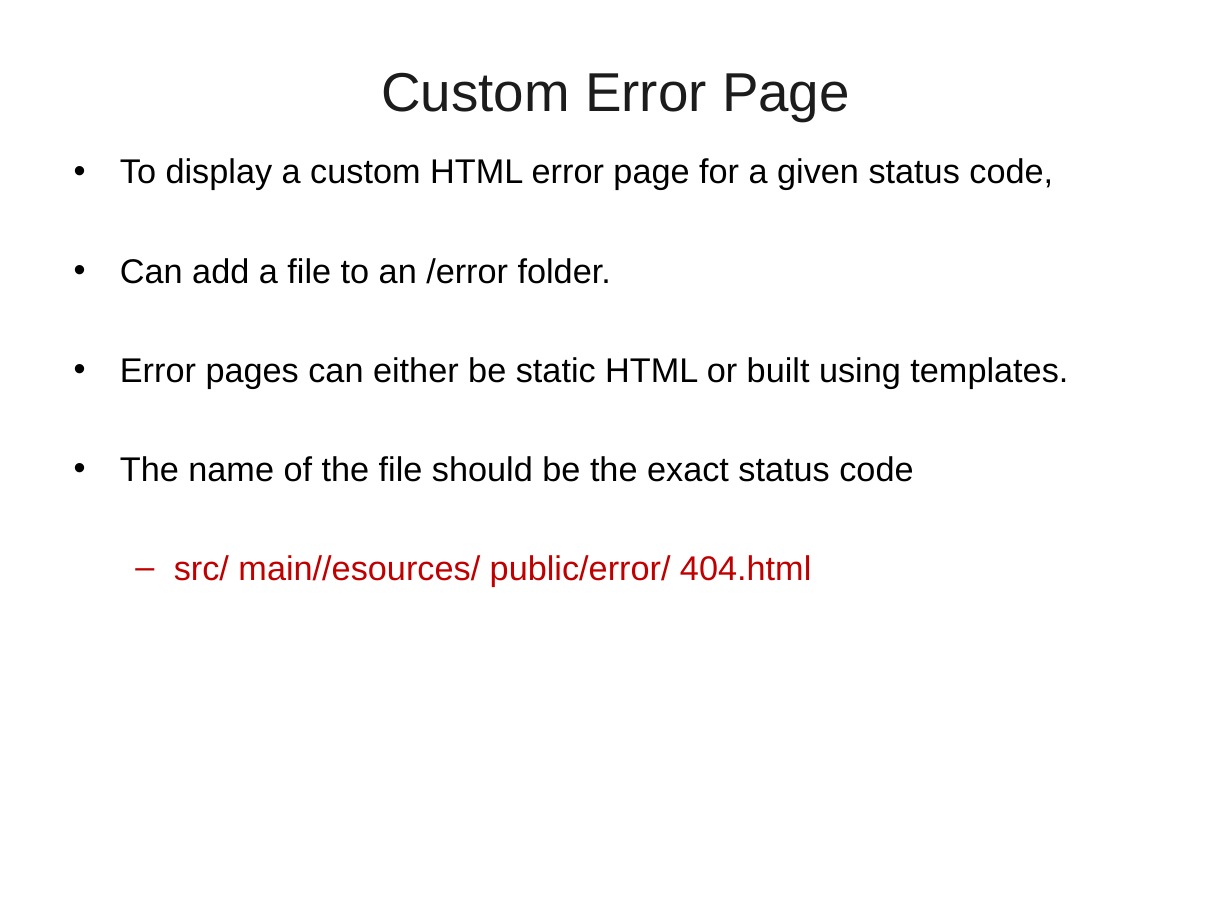
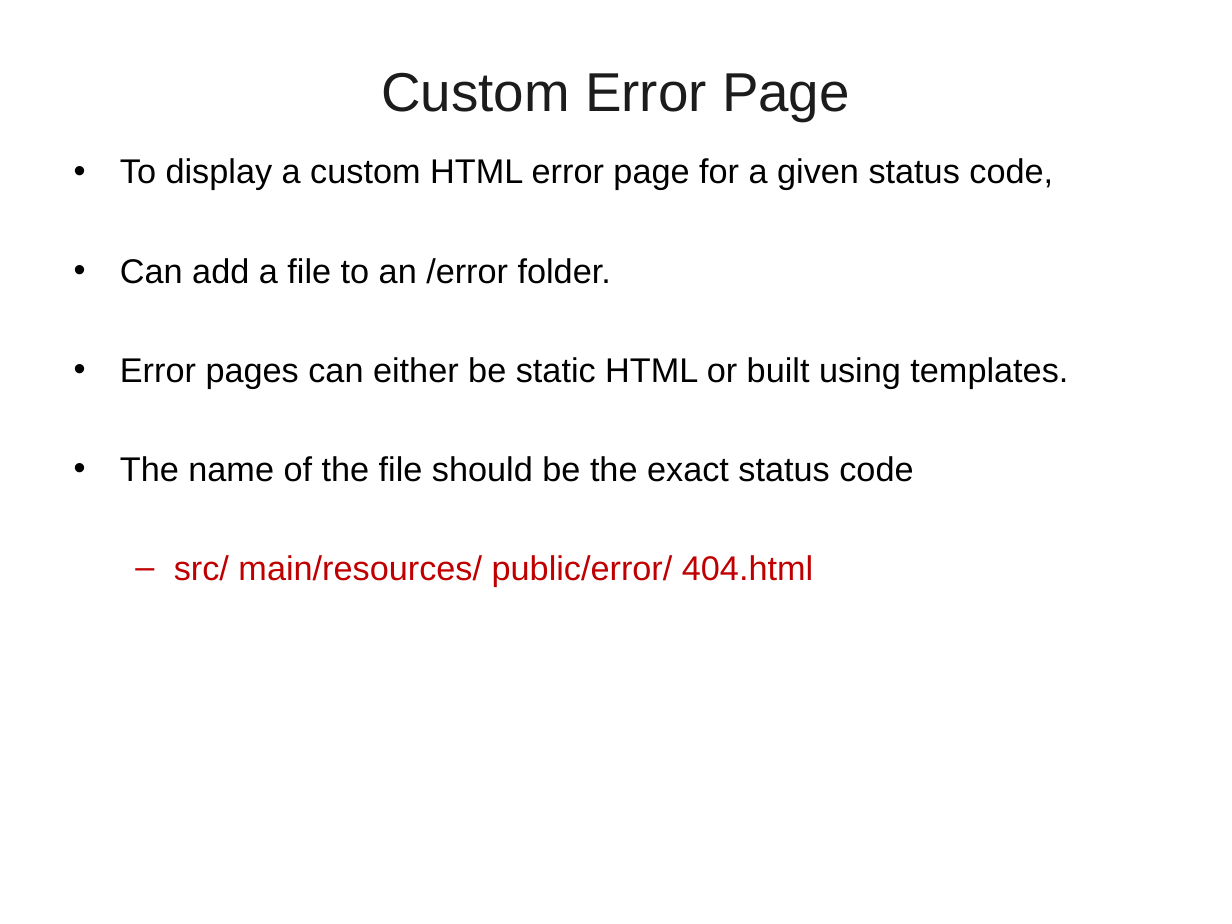
Before and after one commit to vatsanTraining/corejava, a slide deck: slide 123 of SpringBoot_Module1.ppt (slide 114 before the commit). Drawn at 1232x924 pixels with LibreOffice and Linux fonts; fonts in the diff are those of the drawing; background and template pictures are left out. Boxes give left, top, right and bottom in pixels: in the first picture for what was removed or moved away, otherwise in the second. Text is boxed around its words. In the diff, an @@ line names an element or a change of style, - is before the commit and + after.

```diff
--- a/SpringBoot_Module1.ppt
+++ b/SpringBoot_Module1.ppt
@@ text at [174, 555, 813, 587]: text changed @@
-  – src/ main//esources/ public/error/ 404.html
+  – src/ main/resources/ public/error/ 404.html
```
Also in this commit, not shown: 3 other slides changed, 34 slides added.
